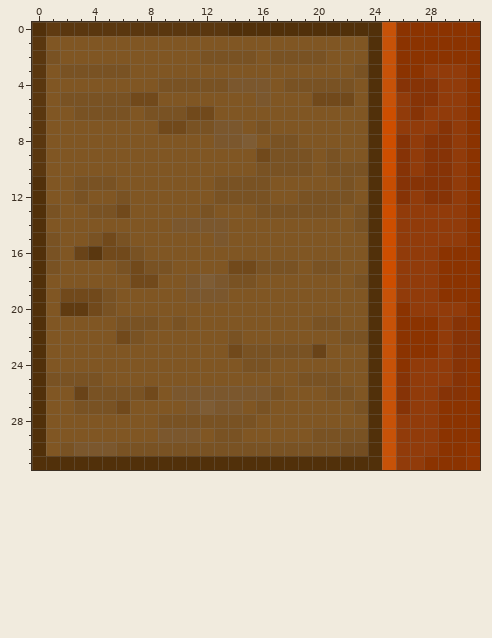
Two versions of one pixel-art sprite, data/images/tiles/tile_uv_house_right.png. This is how it looked before the edit.
The file is 32x32 pixels. Colours within 5 levels of each other are drawn and written as one.
The result:
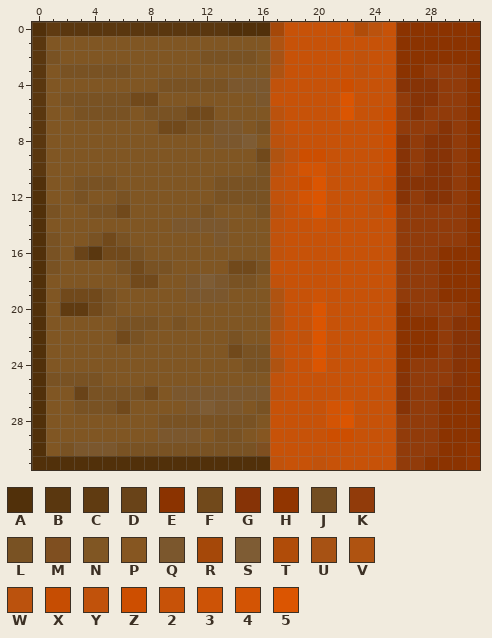
Palette (. is transparent): A #51300a  B #5a370f  C #603b11  D #694318  E #8b3300  F #71491b  G #863306  H #913500  J #734d21  K #913b0a  L #795223  M #7f4f20  N #805623  P #865621  Q #7b572d  R #a54809  S #7e5c34  T #b04c09  U #a75214  V #af5311  W #bb520d  X #c64d02  Y #c1520b  Z #cd4e00  2 #c75208  3 #cd5306  4 #d35404  5 #db5501
Edits made:
y 0: x 17..24 AAAAAAAA -> R22222TW
y 1: x 17..24 NNNNNNNA -> V2222222
y 2: x 17..24 LLLLNNNA -> U22222Y2
y 3: x 17..24 NNNNNNLA -> V22222Y2
y 4: x 17..24 NLLLLLNA -> Y2222Z22
y 5: x 17..24 NNNFFFNA -> 22222522
y 6: x 17..24 NNNNNNNA -> W2222522
y 7: x 17..24 NNNNNNNA -> W2222222
y 8: x 17..24 LLNNNNNA -> WY222222
y 9: x 17..24 LLLNLNNA -> VYZZ2222
y 10: x 17..24 LLLNLLLA -> W2442222
y 11: x 17..24 NNNNNLNA -> Y2Z52222
y 12: x 17..24 NNLLLLNA -> Y245222Y
y 13: x 17..24 LLLLLNLA -> W235222Y
y 14: x 17..25 NNNNNNLAZ -> Y22322222
y 15..16: x 17..25 NNNNNNNAZ -> Y22222222
y 17: x 17..25 LLNLLNNAZ -> 222222222
y 18: x 17..25 NNNNNNLAZ -> Y22222222
y 19: x 17..24 NNNNNNNA -> V2232222
y 20: x 17..24 NNNNNNNA -> V2252222
y 21: x 17..24 NNNLLNNA -> V2252222
y 22: x 17..24 NNNNNLLA -> W2Y52222
y 23: x 17..24 LLLDNNNA -> W2252222
y 24: x 17..24 NNNNNNNA -> V2252222
y 25: x 17..24 NNLLLNNA -> Y2222222
y 26: x 17..24 LNNNLLNA -> Y2222222
y 27: x 17..24 NNNNNNLA -> 22224422
y 28: x 17..24 NNNNNNNA -> 22224522
y 29: x 16..24 NNNNLLLLA -> P2222ZZ22
y 30: x 16..24 LLLLLLJJA -> M22222222
y 31: x 17..24 AAAAAAAA -> Y22Y2222
Pixel boxes of the changes (left, top, right, bottom) in both pictures:
changed: (256, 22, 396, 470)
